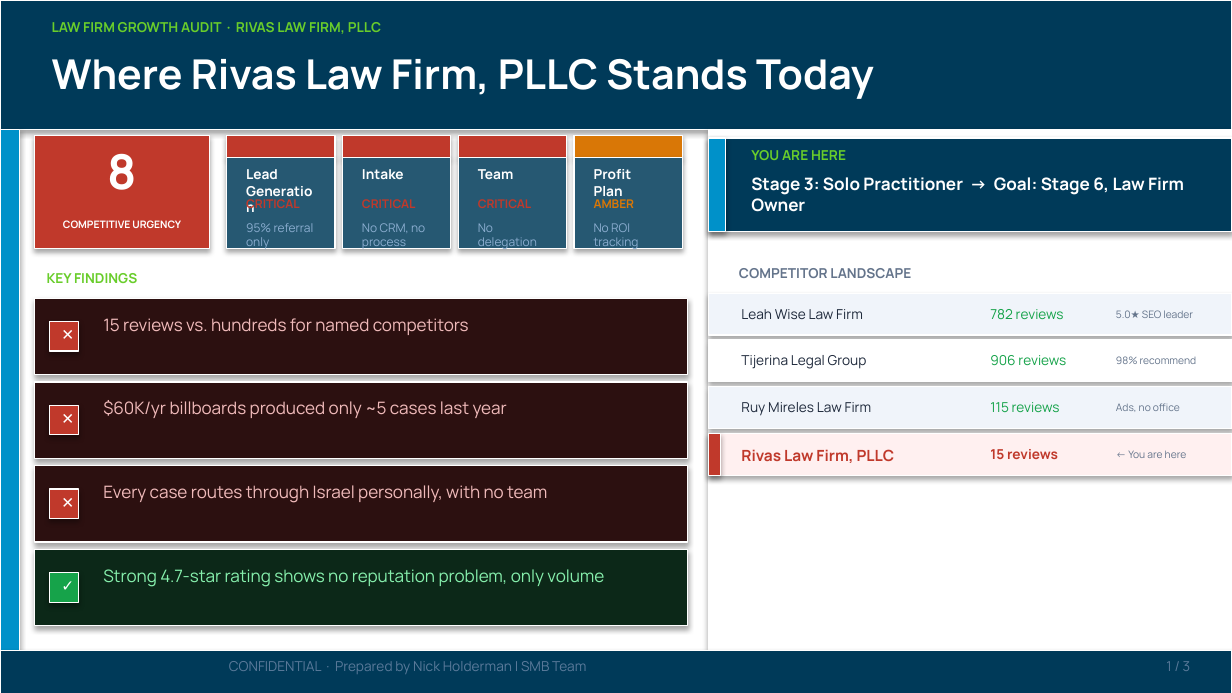
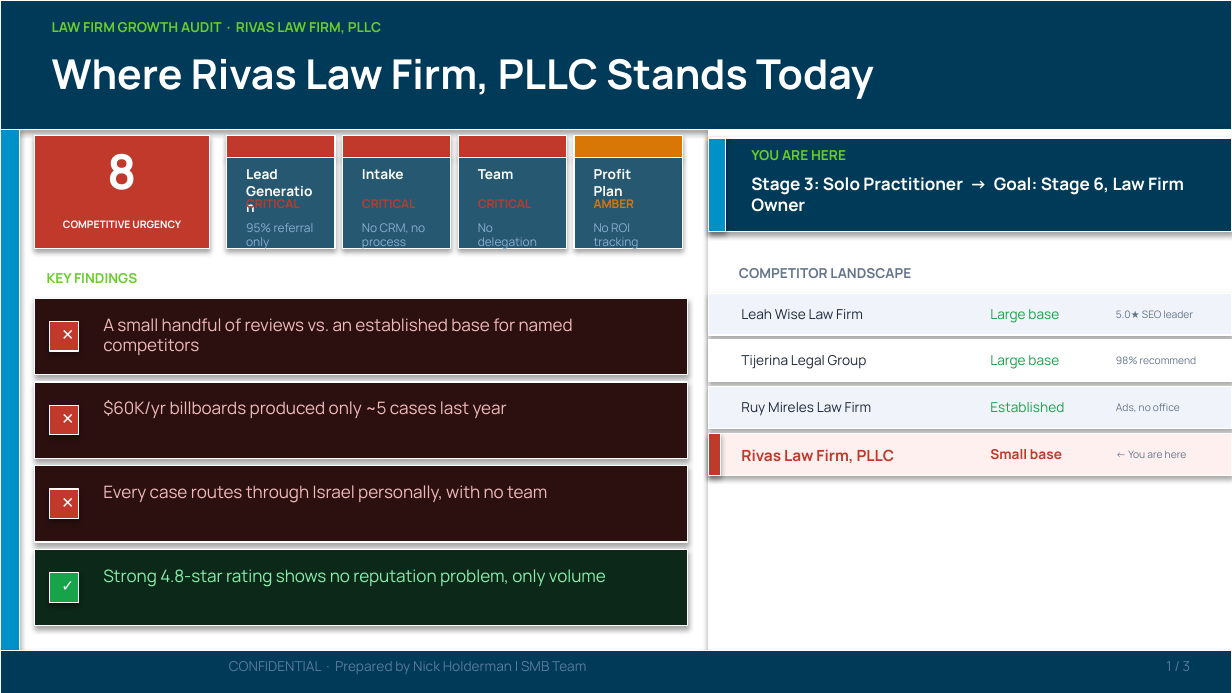
Before and after one commit to SMB-Team-Technology/workwith-smbteam, a slide deck: slide 1 of irivas/Rivas Law Firm_August 17, 2026_Proposal.pptx. Drawn at 1232x693 pixels with LibreOffice and Linux fonts; fonts in the diff are those of the drawing. Boxes give left, top, right and bottom in pixels: in the first picture for what was removed or moved away, otherwise in the second. Text is boxed around its words. In the diff, an @@ line names an element or a change of style, - is before the commit and + after.

```diff
--- a/irivas/Rivas Law Firm_August 17, 2026_Proposal.pptx
+++ b/irivas/Rivas Law Firm_August 17, 2026_Proposal.pptx
@@ text at (103,318,573,355): text changed @@
-15 reviews vs. hundreds for named competitors
+A small handful of reviews vs. an established base for named competitors
@@ text at (990,309,1059,323): text changed @@
-782 reviews
+Large base
@@ text at (990,355,1059,369): text changed @@
-906 reviews
+Large base
@@ text at (990,402,1064,412): text changed @@
-115 reviews
+Established
@@ text at (990,449,1062,459): text changed @@
-15 reviews
+Small base
@@ text at (103,569,606,587): text changed @@
-Strong 4.7-star rating shows no reputation problem, only volume
+Strong 4.8-star rating shows no reputation problem, only volume
```
Also in this commit, not shown: 2 other slides changed, 15 other files.
